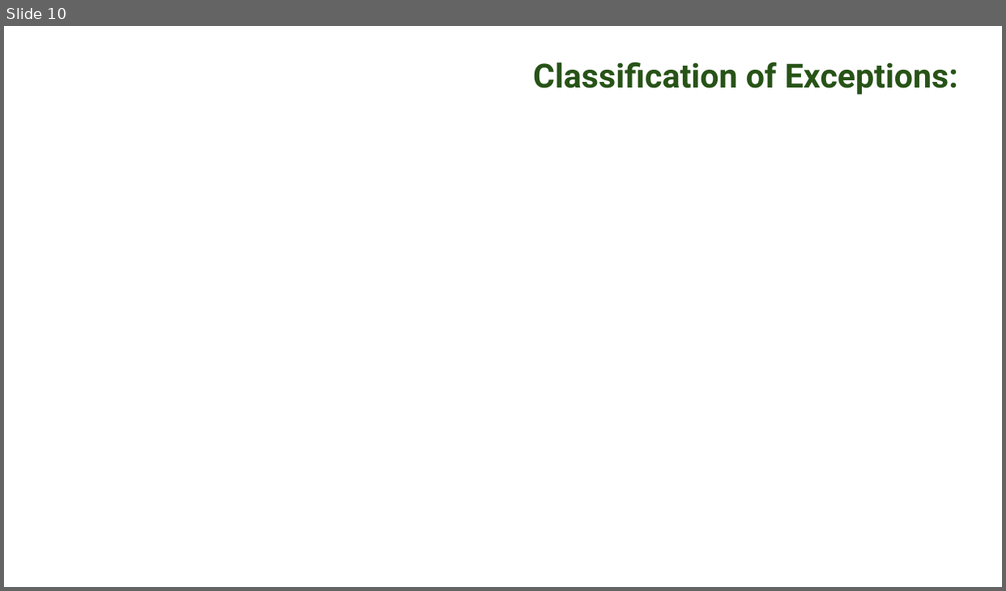
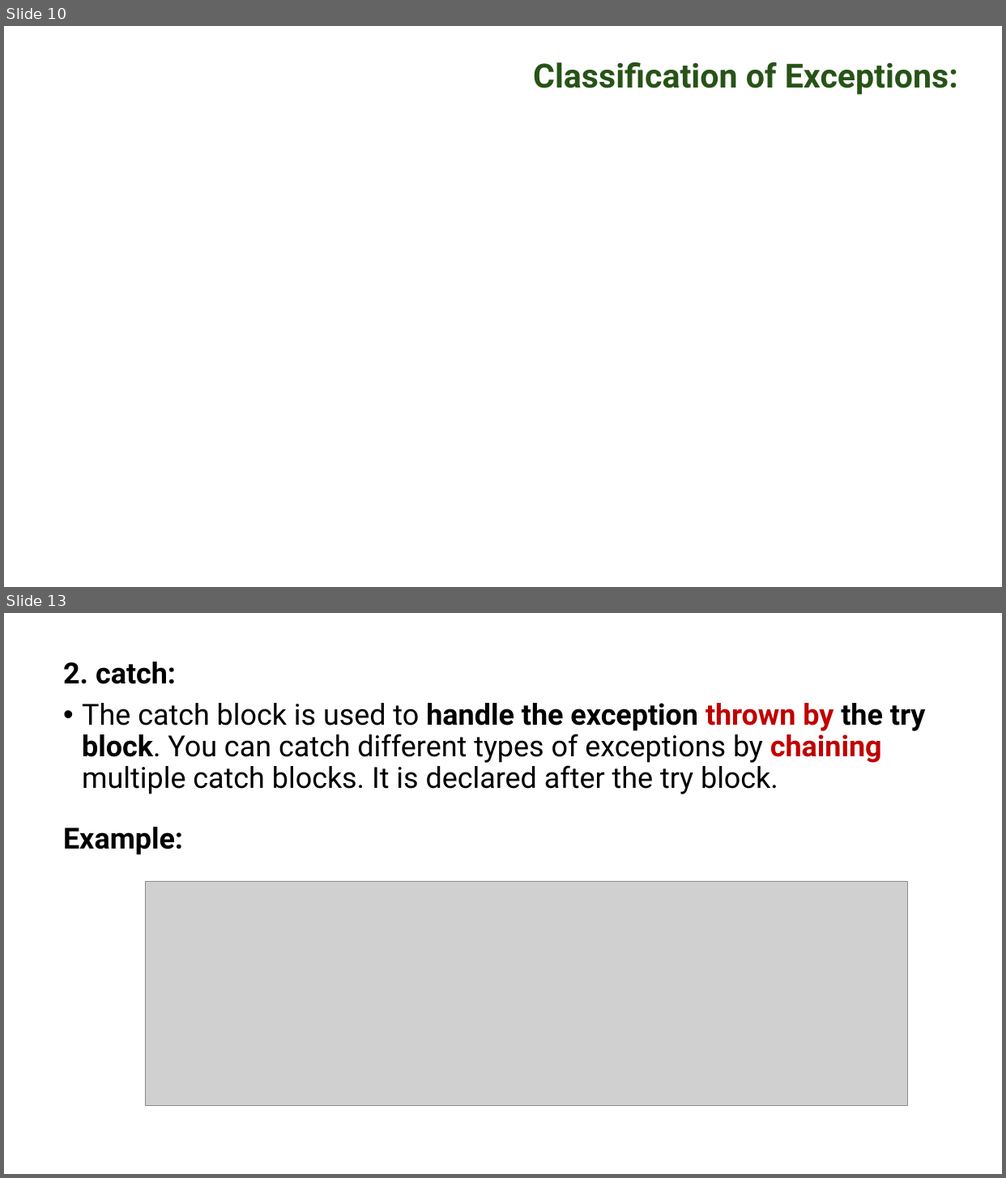
Before and after one commit to PRAMOD-VISHNU-NAIK/MCA-2nd-Sem-Shridevi-College, a slide deck: Theory Class-Notes/Complete Syllabus and Notes/Module-4 Exception Handling.pptx. Shown one above the other, each under a label of ours: slide 10 before the commit, slides 10 and 13 after it; the slides between them are not shown. The pictures are 1006x591 and 1006x1178 pixels, drawn with LibreOffice and Linux fonts; fonts in the diff are those of the drawing; grey boxes stand for pictures; background and template pictures are left out. Boxes give left, top, right and bottom in pixels: in the first picture for what was removed or moved away, otherwise in the second. Text is boxed around its words. In the diff, an @@ line names an element or a change of style, - is before the commit and + after.

```diff
--- a/Theory Class-Notes/Complete Syllabus and Notes/Module-4 Exception Handling.pptx
+++ b/Theory Class-Notes/Complete Syllabus and Notes/Module-4 Exception Handling.pptx
@@ slide 13 added at (x1=4, y1=613, x2=1002, y2=1174), background #FFFFFF @@
@@ text added at (x1=63, y1=662, x2=926, y2=855), 28 pt, text #000000 @@
+2. catch:
+• The catch block is used to handle the exception thrown by the try block. You can catch different types of exceptions by chaining multiple catch blocks. It is declared after the try block.
+Example:
@@ picture added at (x1=145, y1=882, x2=908, y2=1106) @@
```
Also in this commit, not shown: 2 slides changed, 10 other slides added, 6 slides removed.
